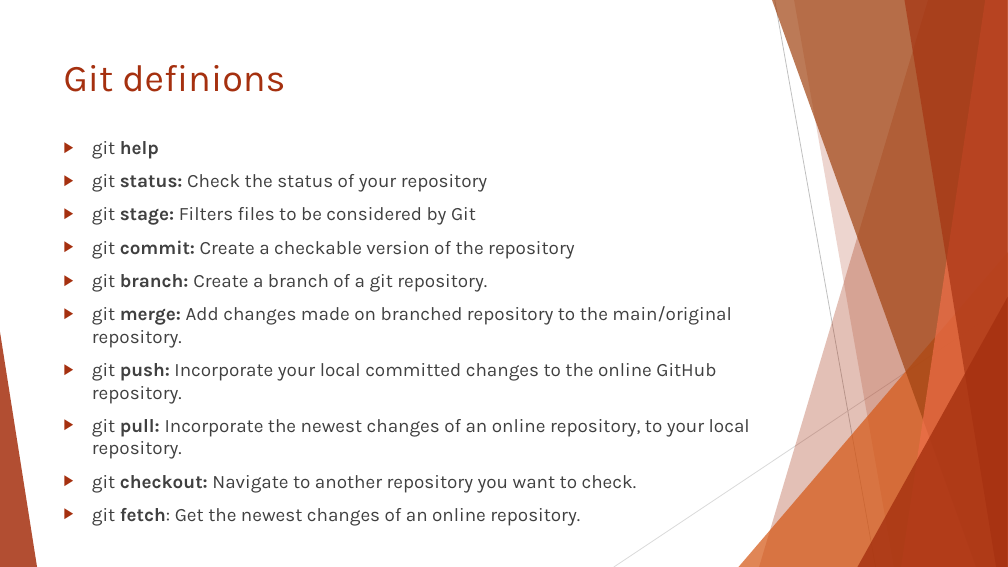
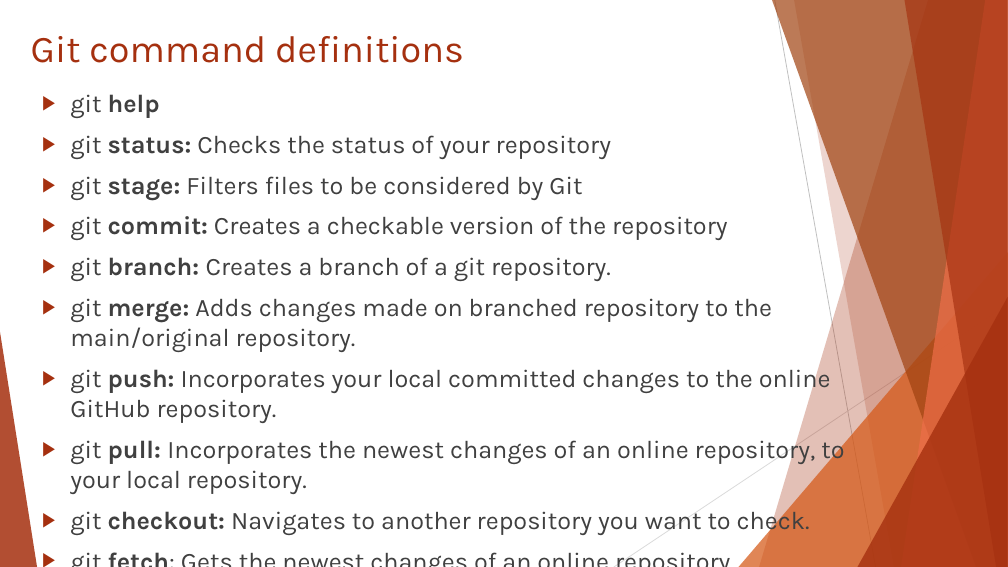
Before and after one commit to ICI3D/Sandbox, a slide deck: slide 2 of Appendix for Git-v1.1.pptx. Drawn at 1008x567 pixels with LibreOffice and Linux fonts; fonts in the diff are those of the drawing. Boxes give left, top, right and bottom in pixels: in the first picture for what was removed or moved away, otherwise in the second. Text is boxed around its words. In the diff, an @@ line names an element or a change of style, - is before the commit and + after.

Commit message:
Updated slides

```diff
--- a/Appendix for Git-v1.1.pptx
+++ b/Appendix for Git-v1.1.pptx
@@ title at [31,36,464,63]: text changed @@
-Git definions
+Git command definitions
@@ text "git help": place and size @@
-text "git help" at [92,141,750,526]
+text "git help" at [70,94,844,535]
@@ text at [70,94,582,200]: size 18 to 24 pt in "git help", "git stage: Filters files to be considered ..." @@
@@ text at [70,135,611,159]: text changed; size 18 to 24 pt @@
-▶ git status: Check the status of your repository
+▶ git status: Checks the status of your repository
@@ text at [70,216,844,535]: text changed; size 18 to 24 pt @@
-▶ git commit: Create a checkable version of the repository
-▶ git branch: Create a branch of a git repository.
-▶ git merge: Add changes made on branched repository to the main/original repository.
-▶ git push: Incorporate your local committed changes to the online GitHub repository.
-▶ git pull: Incorporate the newest changes of an online repository, to your local repository.
-▶ git checkout: Navigate to another repository you want to check.
-▶ git fetch: Get the newest changes of an online repository.
+▶ git commit: Creates a checkable version of the repository
+▶ git branch: Creates a branch of a git repository.
+▶ git merge: Adds changes made on branched repository to the main/original repository.
+▶ git push: Incorporates your local committed changes to the online GitHub repository.
+▶ git pull: Incorporates the newest changes of an online repository, to your local repository.
+▶ git checkout: Navigates to another repository you want to check.
+▶ git fetch: Gets the newest changes of an online repository.
```
Also in this commit, not shown: 3 other slides changed, 2 slides added, 4 slides removed, 1 other file.
